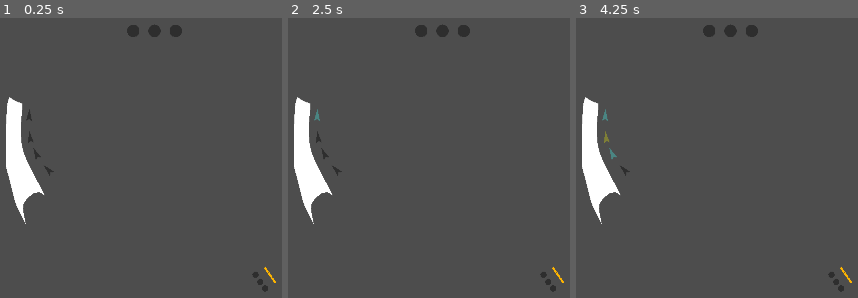
Above: before the commit, frames 1-3 (left to right).
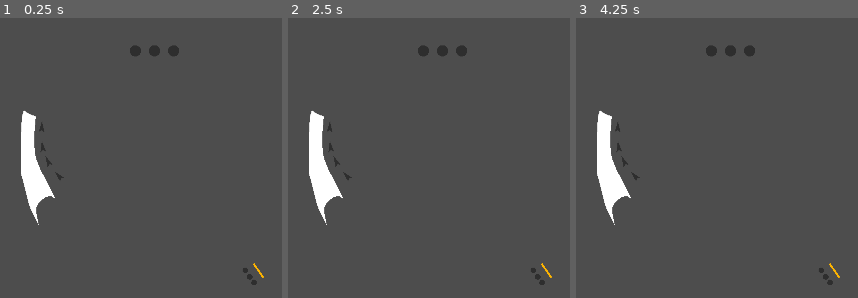
Above: after the commit, the same moments.

Repository: GamesAndGanja/Pinball
Game: Godot game, scene res://Maps/Map1/map1.tscn
Same seed, same stepped clock (60 frames per second), same inputs: the game is played once before the commit and once after it.
Inputs:
- Up to frame 1 (0.25 s): no input
- Up to frame 2 (2.5 s): hold X (right_flipper) 0.53-1.28 s; hold Space (pull_bumper) 0.53-1.28 s; tap Enter at 1.25 s; hold Z (left_flipper) 1.28-2.03 s; tap Space (pull_bumper) at 1.35 s; tap R (restart) at 2 s; hold X (right_flipper) from 2.03 s (still down); hold Space (pull_bumper) from 2.03 s (still down)
- Up to frame 3 (4.25 s): tap R (restart) at 2.75, 3.5 s; release Space (pull_bumper) at 2.78 s; tap Space (pull_bumper) at 2.85 s; release X (right_flipper) at 3.53 s; hold Z (left_flipper) from 3.53 s (still down); hold Space (pull_bumper) from 3.53 s (still down)

The runs differ from the first frame. In frame 1, 4.8% of the frame differs, in the area x 2-98%, y 2-98%; in frame 2, 4.8%; in frame 3, 4.8%.

Commit message:
Disabled VSync Minor updates to bumper and launcher

Diff:
--- a/Maps/Map1/map1.tscn
+++ b/Maps/Map1/map1.tscn
@@ -32,6 +32,7 @@
 [node name="game_controller" parent="." instance=ExtResource("13_x6ku4")]
 
 [node name="Camera2D" type="Camera2D" parent="."]
+zoom = Vector2(0.9, 0.9)
 
 [node name="walls" type="RigidBody2D" parent="."]
 collision_layer = 255
@@ -130,12 +131,12 @@
 polygon = PackedVector2Array(-674, -398, -668, -397, -672, -355, -670, -304, -652, -256, -623, -224, -548, -155, -556, -155, -564, -154, -574, -149, -579, -140, -581, -125, -602, -157, -621, -178, -659, -251, -671, -279, -676, -298, -678, -324, -678, -349)
 
 [node name="ball2" parent="." instance=ExtResource("1_kwka7")]
-position = Vector2(-329, -338)
-mass = 0.03
+position = Vector2(271, 267)
+mass = 0.01
 gravity_scale = 0.8
 
 [node name="bumper" parent="." instance=ExtResource("2_nl4ru")]
-position = Vector2(392, 438)
+position = Vector2(392, 400)
 
 [node name="one_side_wall" parent="." instance=ExtResource("3_6hkll")]
 position = Vector2(392, -27)
--- a/Objects/Bumper/bumper.gd
+++ b/Objects/Bumper/bumper.gd
@@ -1,6 +1,6 @@
 extends Node2D
 @onready var bumper_block = $spring/block
-var intensity = 10
+@export var intensity = 10
 # Called when the node enters the scene tree for the first time.
 func _ready() -> void:
 	pass # Replace with function body.
@@ -9,8 +9,8 @@
 # Called every frame. 'delta' is the elapsed time since the previous frame.
 func _process(delta: float) -> void:
 	if Input.is_action_pressed("pull_bumper"):
-		bumper_block.apply_impulse(Vector2.DOWN * clamp(intensity, 10, 5000) * delta)
-		intensity = intensity + delta * 3500
+		bumper_block.apply_impulse(Vector2.DOWN * clamp(intensity, 10, 50000) * delta)
+		intensity = intensity + delta * 5000
 	if Input.is_action_just_released("pull_bumper"):
 		intensity = 10
 	bumper_block.position = clamp(bumper_block.position, Vector2(-5, -100), Vector2(5, 60))
--- a/Objects/Bumper/bumper.tscn
+++ b/Objects/Bumper/bumper.tscn
@@ -12,15 +12,14 @@
 
 [node name="bumper" type="Node2D"]
 script = ExtResource("1_o6b8w")
+intensity = 100
 
 [node name="spring" type="DampedSpringJoint2D" parent="."]
-node_a = NodePath("block")
-node_b = NodePath("base")
+node_a = NodePath("base")
+node_b = NodePath("block")
 disable_collision = false
-length = 100.0
-rest_length = 100.0
-stiffness = 64.0
-damping = 0.02
+length = 120.0
+damping = 0.01
 
 [node name="base" type="RigidBody2D" parent="spring"]
 position = Vector2(0, 120)
@@ -30,8 +29,8 @@
 shape = SubResource("SegmentShape2D_txhco")
 
 [node name="block" type="RigidBody2D" parent="spring"]
-mass = 0.2
 physics_material_override = SubResource("PhysicsMaterial_a5u87")
+gravity_scale = 0.0
 lock_rotation = true
 freeze_mode = 1
 
--- a/Objects/Launcher/launcher.gd
+++ b/Objects/Launcher/launcher.gd
@@ -7,6 +7,7 @@
 @onready var collisionbox = $CollisionShape2D
 @onready var launch_timer = $launch_timer
 @onready var timeout_timer = $timeout_timer
+@onready var collision_timer = $collision_timer
 @export var launcher_wall : RigidBody2D
 var launcher_wall_collision : CollisionPolygon2D
 var current_ball : RigidBody2D
@@ -16,6 +17,8 @@
 func _ready() -> void:
 	launcher_wall_collision = launcher_wall.get_node("CollisionPolygon2D")
 	launcher_wall_collision.disabled = true
+	timeout_timer.wait_time = timeout_length
+	launch_timer.wait_time = launch_length
 
 
 # Called every frame. 'delta' is the elapsed time since the previous frame.
@@ -28,13 +31,16 @@
 	collisionbox.call_deferred("set_disabled", true)
 	launcher_state = State.DISABLED
 	body.position = self.position
-	launcher_wall_collision.call_deferred("set_disabled", false)
 	launch_timer.start()
-
 
 func _on_launch_timer_timeout() -> void:
 	current_ball.apply_impulse(Vector2.UP * launch_power)
+	collision_timer.start()
 	timeout_timer.start()
+
+func _on_collision_timer_timeout() -> void:
+	launcher_wall_collision.call_deferred("set_disabled", false)
+
 
 
 func _on_timeout_timer_timeout() -> void:
--- a/Objects/Launcher/launcher.tscn
+++ b/Objects/Launcher/launcher.tscn
@@ -1,12 +1,14 @@
 [gd_scene load_steps=3 format=3 uid="uid://da24mkqsd76g8"]
 
-[ext_resource type="Script" path="res://Objects/Launcher/launcher.gd" id="1_1nm7e"]
+[ext_resource type="Script" uid="uid://dyv6kv21rk5wq" path="res://Objects/Launcher/launcher.gd" id="1_1nm7e"]
 
 [sub_resource type="RectangleShape2D" id="RectangleShape2D_1teya"]
 size = Vector2(32, 10)
 
 [node name="launcher" type="Area2D"]
 script = ExtResource("1_1nm7e")
+timeout_length = 30.0
+launch_power = 50
 
 [node name="CollisionShape2D" type="CollisionShape2D" parent="."]
 shape = SubResource("RectangleShape2D_1teya")
@@ -18,6 +20,11 @@
 [node name="launch_timer" type="Timer" parent="."]
 one_shot = true
 
+[node name="collision_timer" type="Timer" parent="."]
+wait_time = 0.2
+one_shot = true
+
 [connection signal="body_entered" from="." to="." method="_on_body_entered"]
 [connection signal="timeout" from="timeout_timer" to="." method="_on_timeout_timer_timeout"]
 [connection signal="timeout" from="launch_timer" to="." method="_on_launch_timer_timeout"]
+[connection signal="timeout" from="collision_timer" to="." method="_on_collision_timer_timeout"]
--- a/Objects/TunnelOpenning/tunnel_openning.tscn
+++ b/Objects/TunnelOpenning/tunnel_openning.tscn
@@ -13,8 +13,8 @@
 b = Vector2(18.5, 0)
 
 [sub_resource type="SegmentShape2D" id="SegmentShape2D_jcxjx"]
-a = Vector2(-21.5, 0)
-b = Vector2(21.5, 0)
+a = Vector2(-18.5, 0)
+b = Vector2(18.5, 0)
 
 [node name="tunnel_openning" type="Node2D"]
 script = ExtResource("1_142cu")
@@ -46,7 +46,7 @@
 shape = SubResource("SegmentShape2D_2d1ai")
 
 [node name="exit_line" type="Area2D" parent="."]
-position = Vector2(0, 14)
+position = Vector2(0, 11)
 
 [node name="CollisionShape2D" type="CollisionShape2D" parent="exit_line"]
 shape = SubResource("SegmentShape2D_jcxjx")
--- a/project.godot
+++ b/project.godot
@@ -12,17 +12,23 @@
 
 config/name="New Game Project"
 run/main_scene="res://Maps/Map1/map1.tscn"
-config/features=PackedStringArray("4.3", "Mobile")
+config/features=PackedStringArray("4.5", "Mobile")
+run/max_fps=240
 config/icon="res://icon.svg"
 
 [autoload]
 
 SignalBus="*res://Objects/SignalBus/signal_bus.tscn"
 
+[debug]
+
+settings/stdout/print_fps=true
+
 [display]
 
 window/size/viewport_width=1920
 window/size/viewport_height=1080
+window/vsync/vsync_mode=0
 
 [editor]
 
@@ -54,8 +60,10 @@
 
 [physics]
 
-common/physics_ticks_per_second=500
+common/physics_ticks_per_second=240
+2d/physics_engine="Rapier2D"
 
 [rendering]
 
-renderer/rendering_method="mobile"
+renderer/rendering_method="gl_compatibility"
+renderer/rendering_method.mobile="gl_compatibility"
Not shown, added: Maps/TestMap/TestMap.gd.uid
Not shown: 1 places in Maps/TestMap/TestMap.tscn that only renumber resources
Not shown, added: Objects/Bumper/bumper.gd.uid
Not shown: 1 places in Objects/Bumper/bumper.tscn that only renumber resources
Not shown, added: Objects/CollapseWall/collapse_wall.gd.uid
Not shown: 1 places in Objects/CollapseWall/collapse_wall.tscn that only renumber resources
Not shown, added: Objects/Flipper/flipper.gd.uid
Not shown: 1 places in Objects/Flipper/flipper.tscn that only renumber resources
Not shown, added: Objects/GameController/game_controller.gd.uid
Not shown: 1 places in Objects/GameController/game_controller.tscn that only renumber resources
Not shown, added: Objects/Launcher/launcher.gd.uid
Not shown, added: Objects/Rail/rail.gd.uid
(and 7 more such lines)
